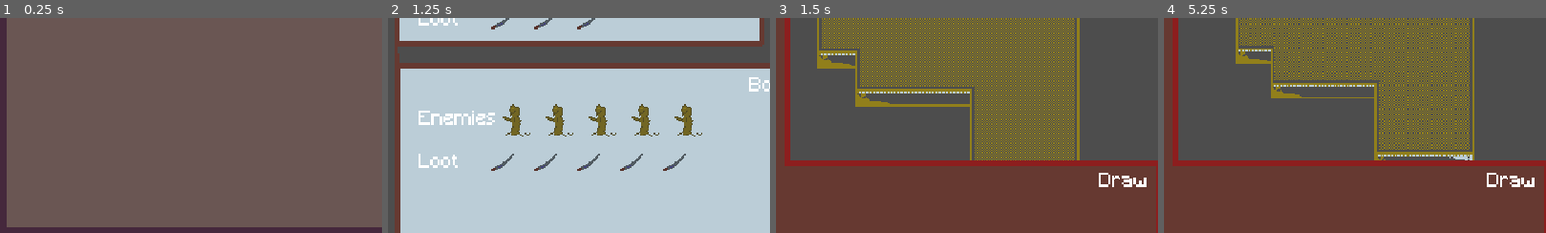
Above: before the commit, frames 1-4 (left to right).
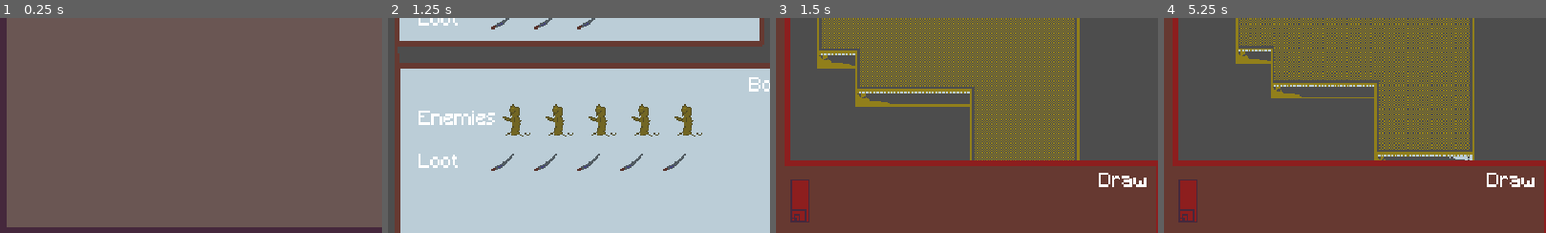
Above: after the commit, the same moments.

Repository: HartThomas/grid-based-card-fighter
Game: Godot game, scene res://ui/main_menu/main_menu.tscn
Two runs of this game, one before a commit and one after it. Both use one fixed random seed, a clock stepped at 60 frames per second and the inputs below.
Inputs (mouse positions are % of the whole screen's width and height, from its top left):
- Up to frame 1 (0.25 s): no input
- Up to frame 2 (1.25 s): click (52, 37) at 0.5 s
- Up to frame 3 (1.5 s): tap Enter at 1.25 s; drag from (25, 15) to (60, 28) at 1.27 s
- Up to frame 4 (5.25 s): click "Draw" at 2 s; click "Draw" at 2.75 s; click "Draw" at 3.5 s; tap Space at 4.25 s; drag from (30, 55) to (45, 70) at 4.27 s; tap Enter at 5 s; move the mouse to (60, 28) at 5.02 s; tap Mouse wheel down (camera_zoom_out) at 5.1 s; click (60, 28) at 5.17 s
The pictures show only the part of the screen within x 0-50%, y 50-100%; the shares and areas given below are measured in that part.

Frames 1-2 are identical in both runs. In frame 3, 1.0% of the frame differs, in the area x 3-9%, y 75-96%; in frame 4, 1.0%.

Commit message:
Add player healthbar

Diff:
--- a/gameplay/level/level.gd
+++ b/gameplay/level/level.gd
@@ -20,6 +20,7 @@
 var can_player_move : bool = true
 const ATTACK_ANIMATION = preload("res://gameplay/attacks/attack_animation.tscn")
 var card_slots : Array[Control]
+@onready var health_bar: TextureProgressBar = $CanvasLayer/GUI/HealthBar
 
 func _ready() -> void:
 	var level_generator = generator.new() as LevelGenerator
@@ -58,6 +59,15 @@
 	add_child(player_scene)
 	add_entity_to_tile(player_scene.data, player_pos)
 	instantiated_player_scene = player_scene
+	update_health_bar()
+
+func update_health_bar() ->void:
+	var player : PlayerInstance = instantiated_player_scene.data
+	health_bar.max_value = player.get_starting_health()
+	health_bar.value = player.get_current_health()
+	print('health: ',player.get_current_health())
+	var label = health_bar.get_child(0)
+	label.text = str(player.get_current_health()) + '/' + str(player.get_starting_health())
 
 func add_enemies(enemies: Array[Enemy], level_generator: LevelGenerator)-> void:
 	var random_tile = level_generator.random_free_cell(1)
@@ -74,9 +84,8 @@
 		add_child(enemy_scene)
 		add_entity_to_tile(enemy_scene.data, enemy_pos)
 
-func enemy_killed(enemy:EnemyInstance, position: Vector2i)-> void:
-	level_data[position.y].set_tile_entity(position.x,null)
-
+func enemy_killed(enemy:EnemyInstance, pos: Vector2i)-> void:
+	level_data[pos.y].set_tile_entity(pos.x,null)
 
 func add_entity_to_tile(entity: EntityInstance, tile :Vector2i) ->void:
 	level_data[tile.y].set_tile_entity(tile.x,entity)
@@ -213,14 +222,15 @@
 			var new_path = recalculate_path(request.from, request.to)
 			request.entity.path = new_path
 
-func _process(delta: float) -> void:
+func _process(_delta: float) -> void:
 	reserved_tiles.clear()
 	handle_path_requests()
 
-func enemy_attack(data:EnemyInstance, pos) -> void:
+func enemy_attack(data:EnemyInstance, _pos) -> void:
 	if data.has_method('get_attack_damage'):
 		var damage_to_player = data.get_attack_damage()
 		instantiated_player_scene.data.take_damage(damage_to_player)
+		update_health_bar()
 
 func setup_starting_deck():
 	var shwick_data = preload("res://resources/cards/shwick.tres")
@@ -300,3 +310,13 @@
 			card.queue_free()
 	if card_manager.hand.size() == 0:
 		draw_hand()
+
+
+func _on_health_bar_mouse_entered() -> void:
+	var label = health_bar.get_child(0)
+	label.show()
+
+
+func _on_health_bar_mouse_exited() -> void:
+	var label = health_bar.get_child(0)
+	label.hide()
--- a/gameplay/level/level.tscn
+++ b/gameplay/level/level.tscn
@@ -1,10 +1,13 @@
-[gd_scene load_steps=8 format=4 uid="uid://dbtvravtvf04e"]
+[gd_scene load_steps=11 format=4 uid="uid://dbtvravtvf04e"]
 
 [ext_resource type="Script" uid="uid://btvgtg8ut5yer" path="res://gameplay/level/level.gd" id="1_bx172"]
 [ext_resource type="Texture2D" uid="uid://6jlqrlmylpgm" path="res://art/tilesets/wall tileset 2 expanded.png" id="2_rj4uv"]
 [ext_resource type="Script" uid="uid://b2snpp6kycftw" path="res://gameplay/level/camera_2d.gd" id="3_gtsn0"]
 [ext_resource type="PackedScene" uid="uid://dbryyb6ksepk7" path="res://gameplay/level/highlights/highlight_cell.tscn" id="3_l4jmg"]
 [ext_resource type="Texture2D" uid="uid://dcttafps21e1o" path="res://art/menus/gameplay_gui.png" id="4_m4gmb"]
+[ext_resource type="Texture2D" uid="uid://yc3gvjx1hecy" path="res://art/sprites/healthbar_under.png" id="6_seu3u"]
+[ext_resource type="Texture2D" uid="uid://b23ojbrpheh6t" path="res://art/sprites/healthbar_over.png" id="7_p63k6"]
+[ext_resource type="Texture2D" uid="uid://b65kfplj7m7ou" path="res://art/sprites/healthbar_progress.png" id="8_p1gxc"]
 
 [sub_resource type="TileSetAtlasSource" id="TileSetAtlasSource_rj4uv"]
 texture = ExtResource("2_rj4uv")
@@ -385,6 +388,29 @@
 horizontal_alignment = 1
 vertical_alignment = 1
 
+[node name="HealthBar" type="TextureProgressBar" parent="CanvasLayer/GUI"]
+layout_mode = 0
+offset_left = 8.0
+offset_top = 313.0
+offset_right = 48.0
+offset_bottom = 353.0
+max_value = 50.0
+value = 50.0
+fill_mode = 3
+texture_under = ExtResource("6_seu3u")
+texture_over = ExtResource("7_p63k6")
+texture_progress = ExtResource("8_p1gxc")
+
+[node name="HealthBarLabel" type="Label" parent="CanvasLayer/GUI/HealthBar"]
+visible = false
+layout_mode = 0
+offset_left = 22.0
+offset_top = 13.0
+offset_right = 71.0
+offset_bottom = 29.0
+theme_override_colors/font_color = Color(0.270588, 0.156863, 0.235294, 1)
+text = "50/50"
+
 [node name="CardContainer" type="HBoxContainer" parent="CanvasLayer"]
 offset_left = 322.0
 offset_top = 304.0
@@ -417,3 +443,5 @@
 layout_mode = 2
 
 [connection signal="pressed" from="CanvasLayer/GUI/TextureButton" to="." method="_on_draw_button_pressed"]
+[connection signal="mouse_entered" from="CanvasLayer/GUI/HealthBar" to="." method="_on_health_bar_mouse_entered"]
+[connection signal="mouse_exited" from="CanvasLayer/GUI/HealthBar" to="." method="_on_health_bar_mouse_exited"]
Binary file added: art/sprites/healthbar_over.png
Not shown, added: art/sprites/healthbar_over.png.import
Binary file added: art/sprites/healthbar_progress.png
Not shown, added: art/sprites/healthbar_progress.png.import
Binary file added: art/sprites/healthbar_under.png
Not shown, added: art/sprites/healthbar_under.png.import
